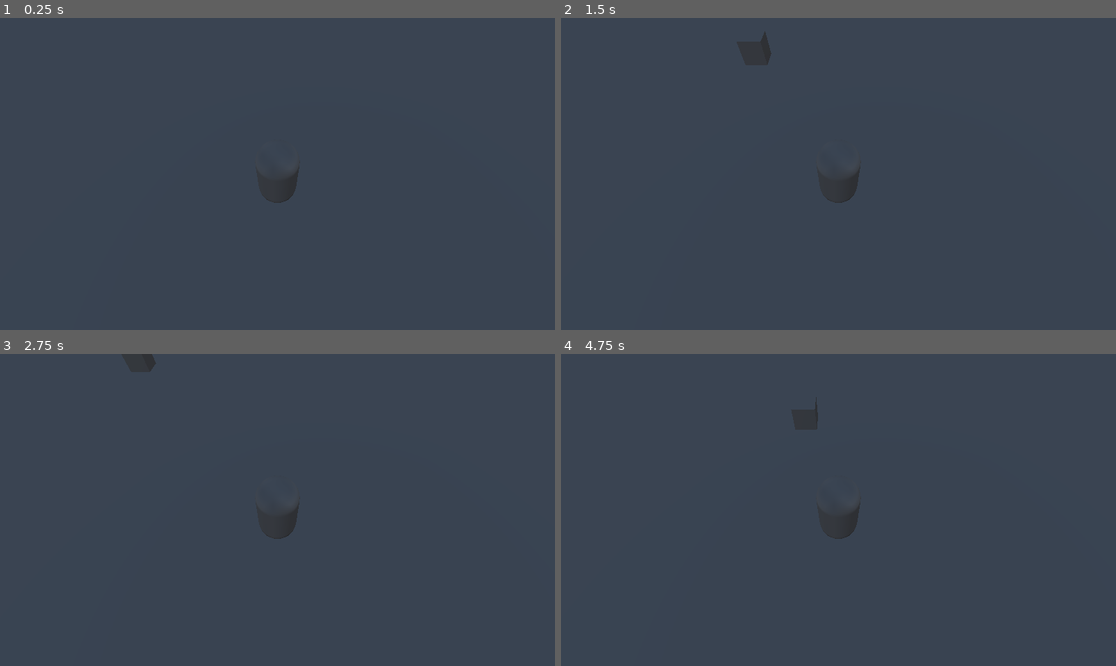
Above: before the commit, frames 1-4 (two rows, left to right).
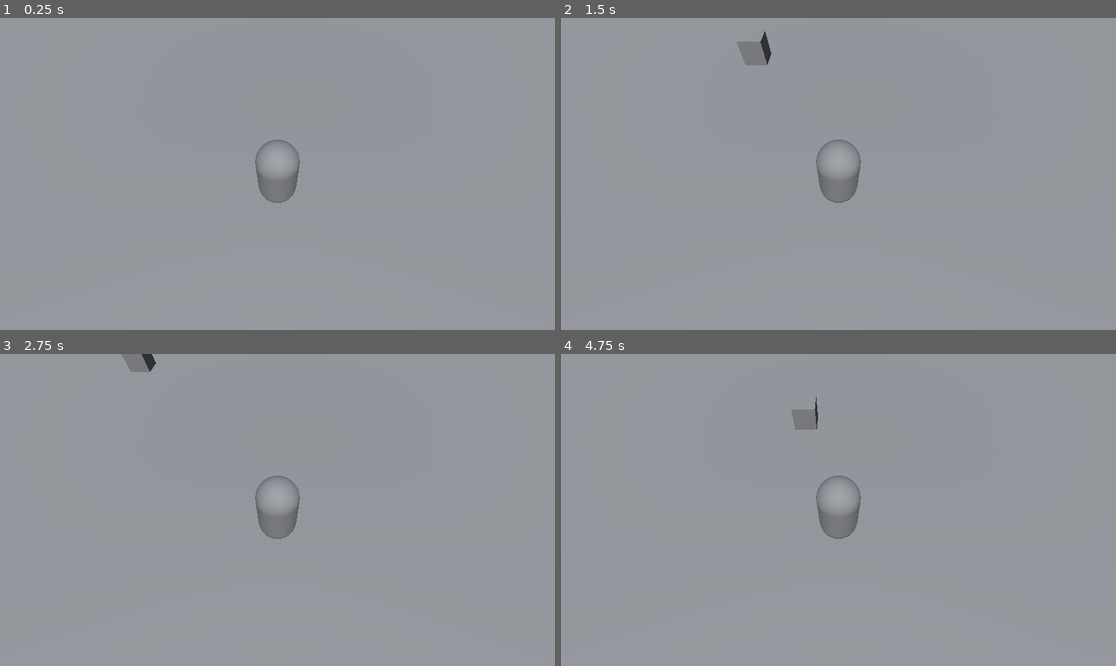
Above: after the commit, the same moments.

Repository: dima101130/Nuke-Floppa
Game: Godot game, scene res://world.tscn
Two runs of this game, one before a commit and one after it. Both use one fixed random seed, a clock stepped at 60 frames per second and the inputs below. The project has no main scene, so this scene is started directly.
Inputs:
- Up to frame 1 (0.25 s): no input
- Up to frame 2 (1.5 s): tap Enter at 0.5 s; hold D (right) 0.53-1.28 s; tap Space (jump) at 0.77 s; hold S (backward) from 1.28 s (still down)
- Up to frame 3 (2.75 s): tap Space (jump) at 1.52 s; release S (backward) at 2.03 s; hold D (right) from 2.03 s (still down)
- Up to frame 4 (4.75 s): release D (right) at 2.78 s; hold W (forward) 2.78-3.53 s; tap Space (jump) at 3.02, 3.77, 4.52 s; hold A (left) from 3.53 s (still down)

The runs differ from the first frame. In frame 1, 100% of the frame differs, in the area x 0-100%, y 0-100%; in frame 2, 100%; in frame 3, 100%; in frame 4, 100%.

Commit message:
lights fix

Diff:
--- a/world.tscn
+++ b/world.tscn
@@ -63,3 +63,6 @@
 
 [node name="CollisionShape3D" type="CollisionShape3D" parent="RigidBody3D3"]
 shape = SubResource("BoxShape3D_qvp0y")
+
+[node name="DirectionalLight3D" type="DirectionalLight3D" parent="."]
+transform = Transform3D(1, 0, 0, 0, 0.526036, 0.850462, 0, -0.850462, 0.526036, 1.75331, 11.2899, 13.9213)
